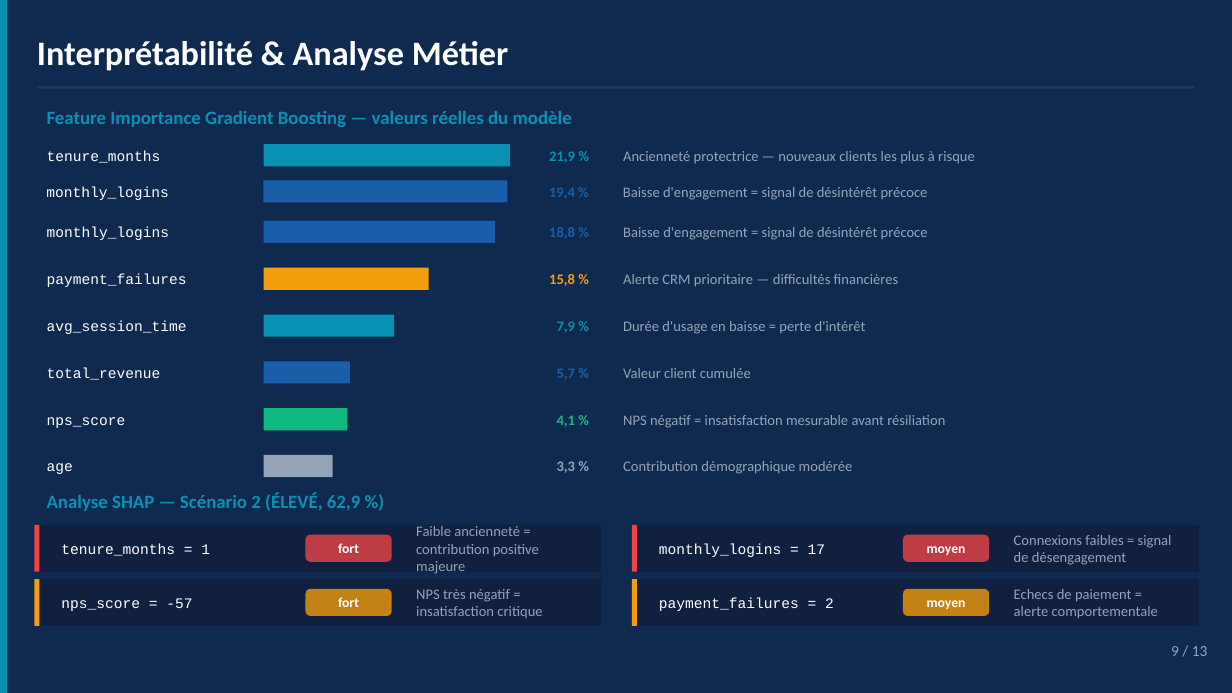
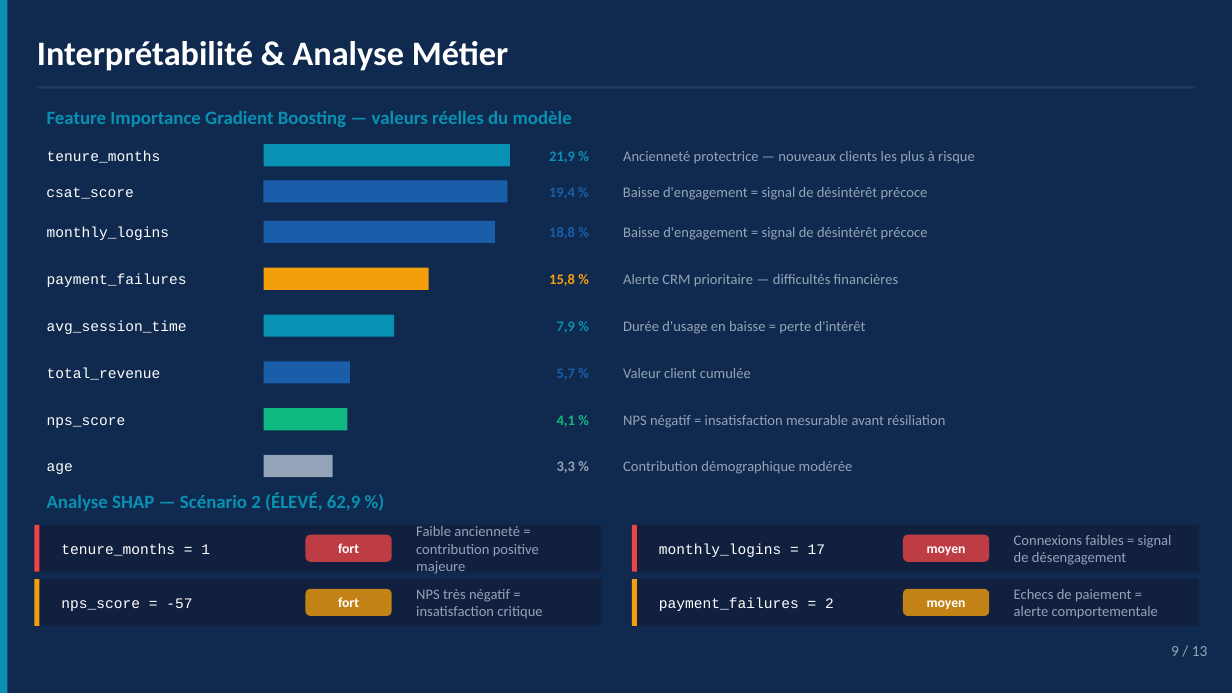
Before and after one commit to haciyil38/Projet-Data-Science, a slide deck: slide 9 of Projet_Neil_Haci/soutenance_churn_v3.pptx. Drawn at 1232x693 pixels with LibreOffice and Linux fonts; fonts in the diff are those of the drawing. Boxes give left, top, right and bottom in pixels: in the first picture for what was removed or moved away, otherwise in the second. Text is boxed around its words. In the diff, an @@ line names an element or a change of style, - is before the commit and + after.

```diff
--- a/Projet_Neil_Haci/soutenance_churn_v3.pptx
+++ b/Projet_Neil_Haci/soutenance_churn_v3.pptx
@@ text at (46, 187, 133, 199): text changed @@
-monthly_logins
+csat_score
```
Also in this commit, not shown: 1 other slide changed, 1 other file.
